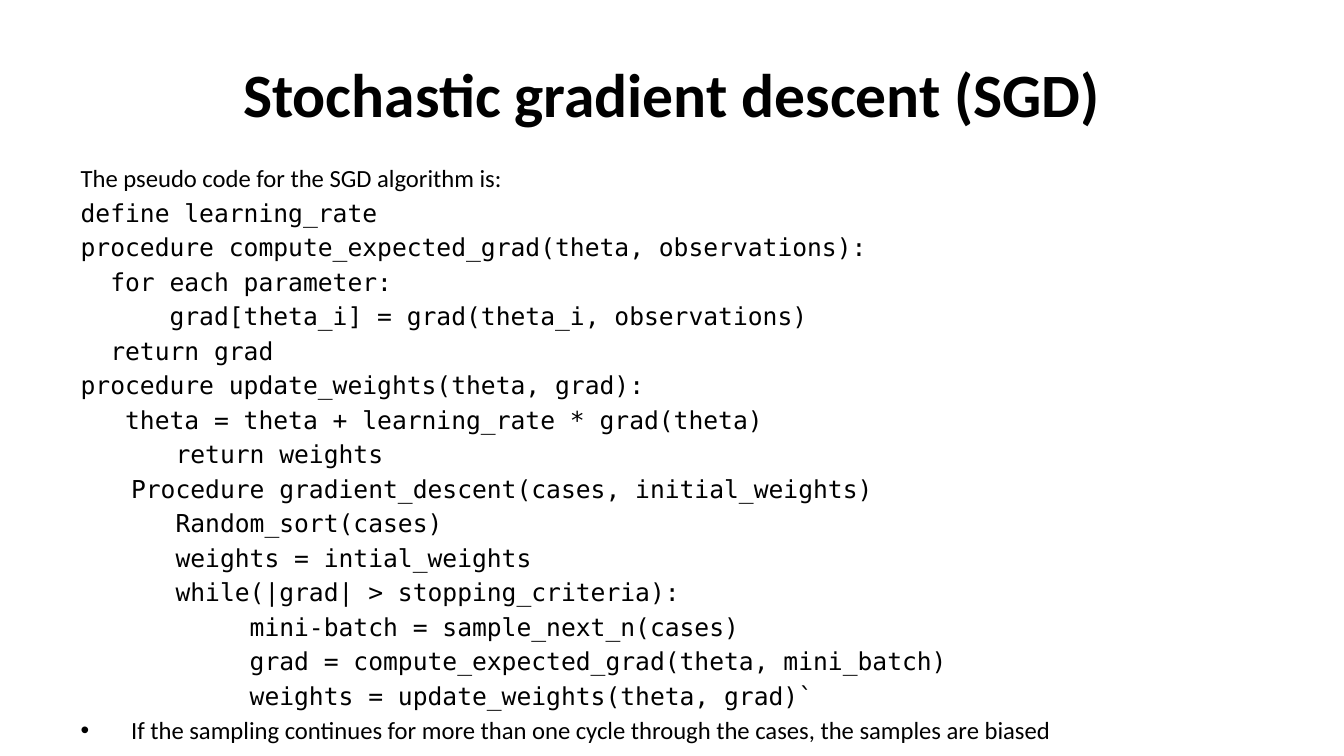
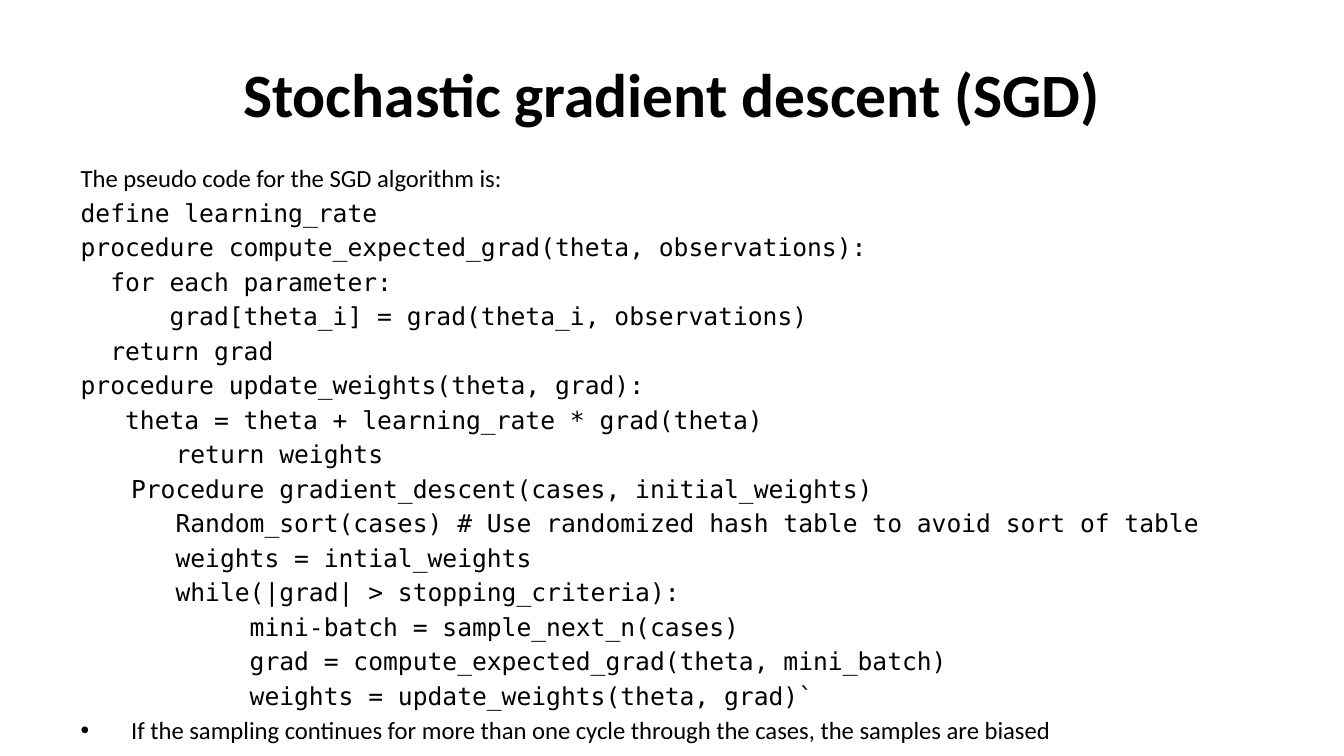
Before and after one commit to StephenElston/CSCI-E-83, a slide deck: slide 32 of LectureSlides/05_ParameterEstimationAndLikelihood.pptx. Drawn at 1344x756 pixels with LibreOffice and Linux fonts; fonts in the diff are those of the drawing. Boxes give left, top, right and bottom in pixels: in the first picture for what was removed or moved away, otherwise in the second. Text is boxed around its words. In the diff, an @@ line names an element or a change of style, - is before the commit and + after.

Commit message:
Corrected typos from section meeting

```diff
--- a/LectureSlides/05_ParameterEstimationAndLikelihood.pptx
+++ b/LectureSlides/05_ParameterEstimationAndLikelihood.pptx
@@ text at [131,479,1198,538]: text changed @@
-Procedure gradient_descent(cases, initial_weights)
-Random_sort(cases)
+Procedure gradient_descent(cases, initial_weights)
+Random_sort(cases) # Use randomized hash table to avoid sort of table
```
Also in this commit, not shown: 5 other slides changed.
